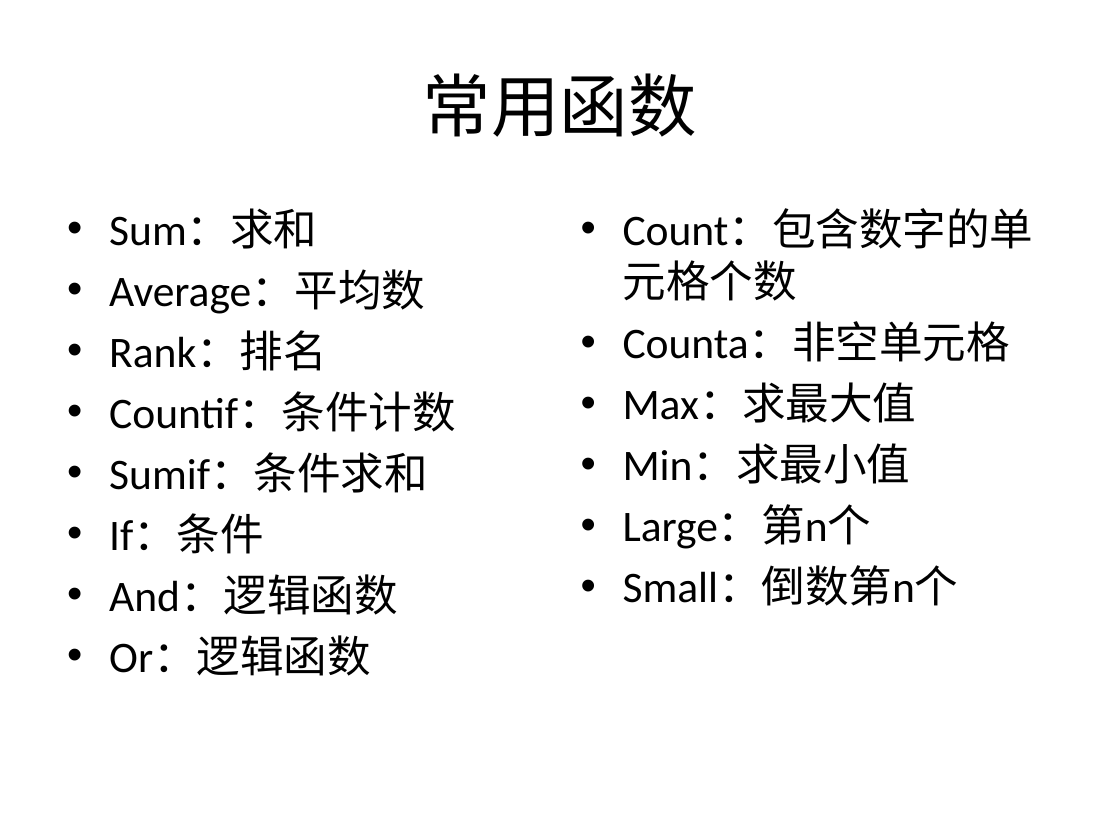
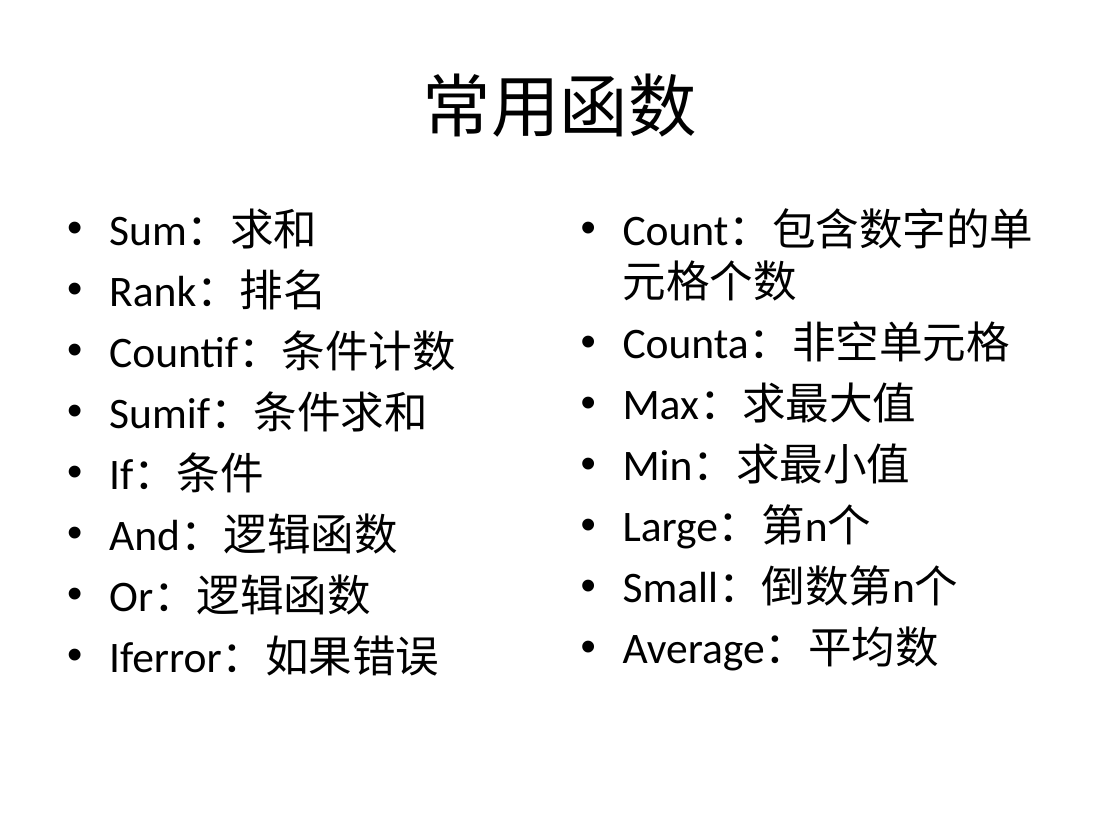
Before and after one commit to sans123wx/class, a slide deck: slide 2 of 第4章excel/公式和函数/第4章.pptx. Drawn at 1120x840 pixels with LibreOffice and Linux fonts; fonts in the diff are those of the drawing. Boxes give left, top, right and bottom in pixels: in the first picture for what was removed or moved away, otherwise in the second. Text is boxed around its words. In the diff, an @@ line names an element or a change of style, - is before the commit and + after.

Commit message:
函数

```diff
--- a/第4章excel/公式和函数/第4章.pptx
+++ b/第4章excel/公式和函数/第4章.pptx
@@ text at [109, 270, 425, 314]: paragraph removed @@
-• Average：平均数
@@ text at [623, 627, 939, 671]: paragraph added @@
+• Average：平均数
@@ text at [109, 636, 439, 676]: paragraph added @@
+• Iferror：如果错误
```
Also in this commit, not shown: 1 slide added, 3 other files.
